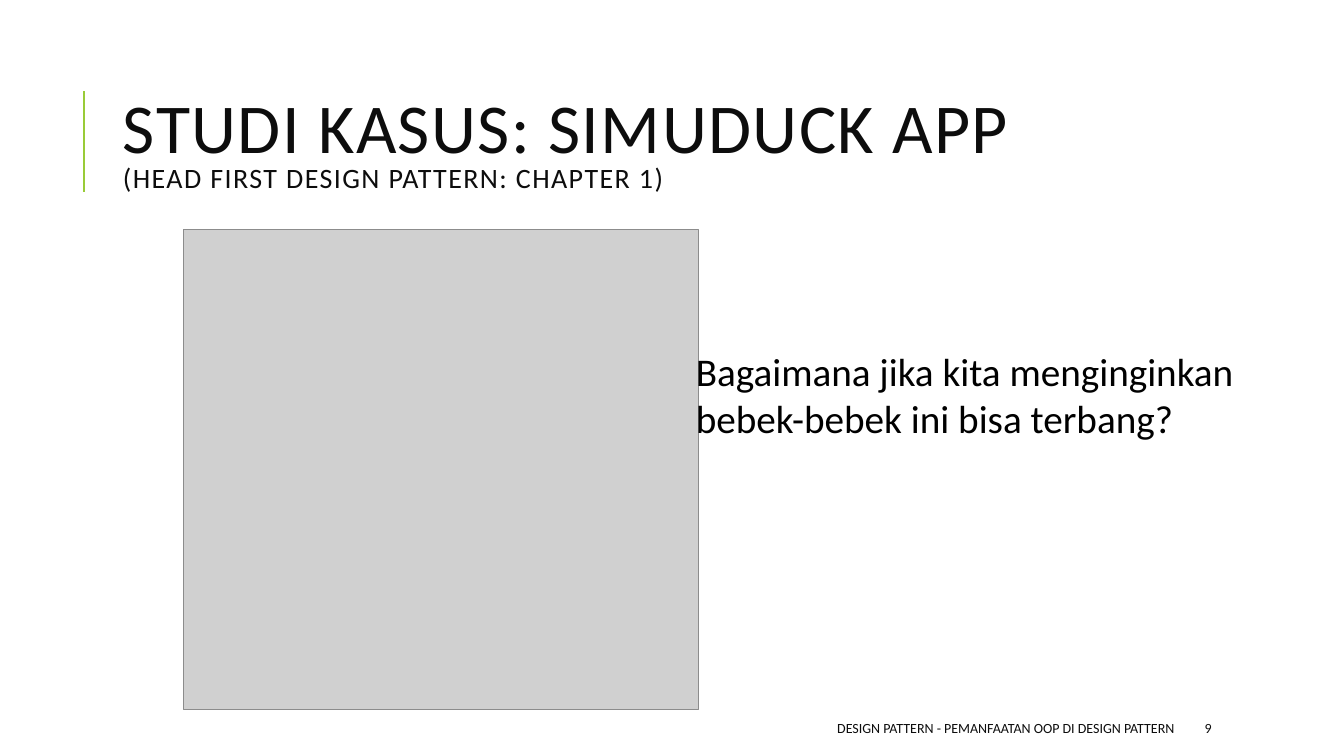
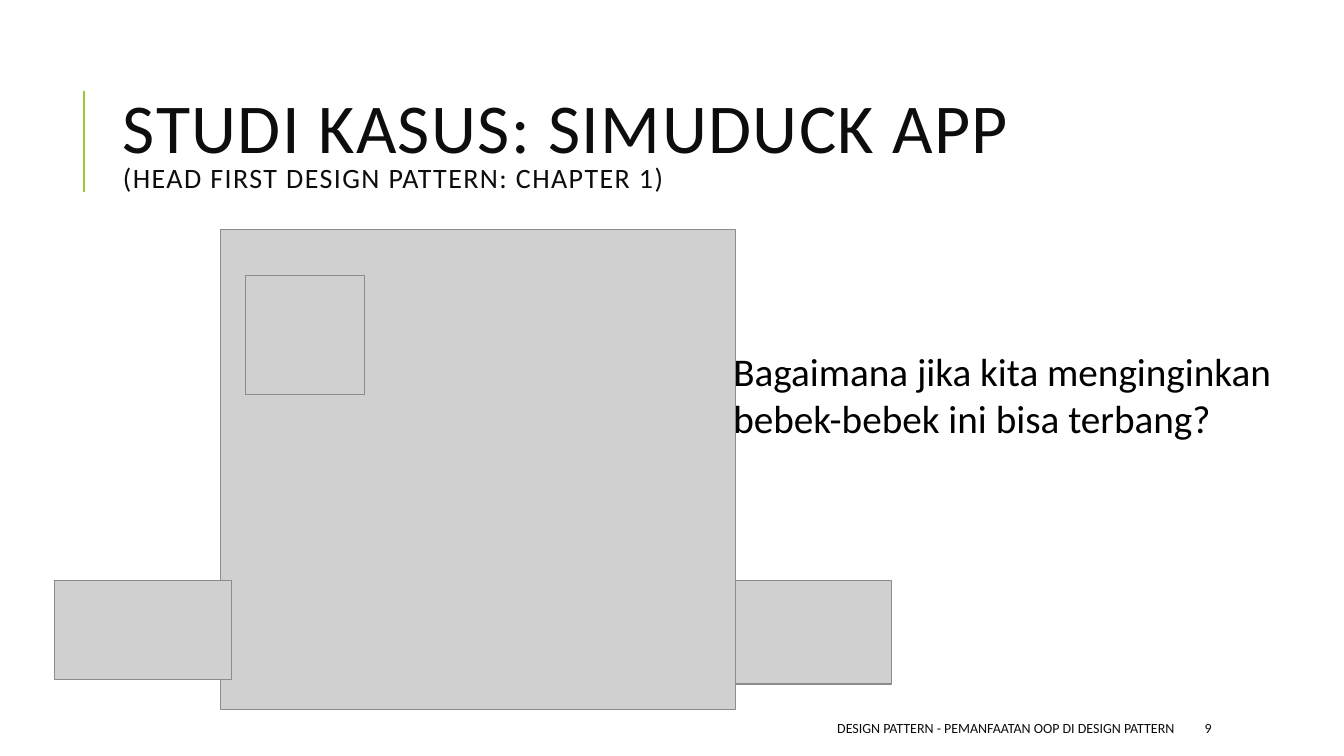
Before and after one commit to ksatria/MK-Design-Pattern, a slide deck: slide 9 of PPT/Design Pattern 2 - Review OOP dan Pemanfaatannya di Design Pattern.pptx. Drawn at 1344x756 pixels with LibreOffice and Linux fonts; fonts in the diff are those of the drawing; grey boxes stand for pictures. Boxes give left, top, right and bottom in pixels: in the first picture for what was removed or moved away, otherwise in the second. Text is boxed around its words. In the diff, an @@ line names an element or a change of style, - is before the commit and + after.

```diff
--- a/PPT/Design Pattern 2 - Review OOP dan Pemanfaatannya di Design Pattern.pptx
+++ b/PPT/Design Pattern 2 - Review OOP dan Pemanfaatannya di Design Pattern.pptx
@@ picture: place and size @@
-picture at box(184, 230, 699, 710)
+picture at box(221, 230, 736, 710)
@@ picture added at box(246, 275, 365, 394) @@
@@ text "Bagaimana jika kita menginginkan bebek-bebek ...": place and size @@
-text "Bagaimana jika kita menginginkan bebek-bebek ..." at box(696, 353, 1234, 443)
+text "Bagaimana jika kita menginginkan bebek-bebek ..." at box(733, 353, 1271, 443)
@@ picture added at box(54, 581, 232, 681) @@
@@ picture added at box(736, 581, 891, 685) @@
```
Also in this commit, not shown: 2 other slides changed, 1 other file.
